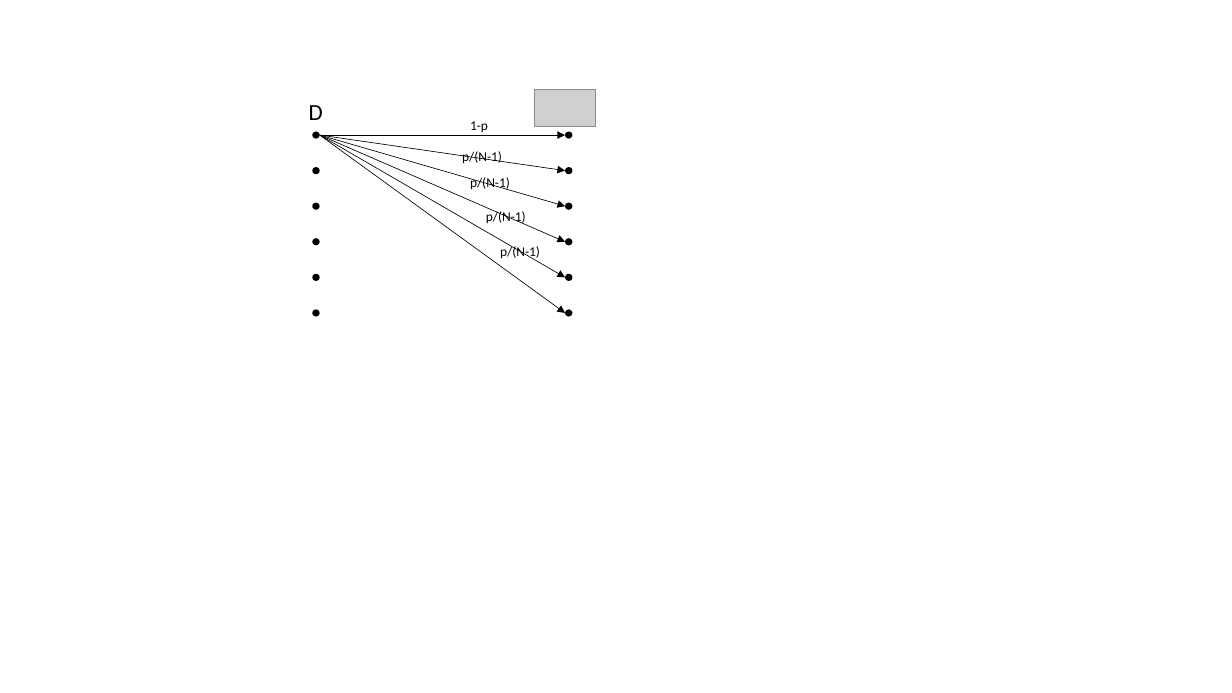
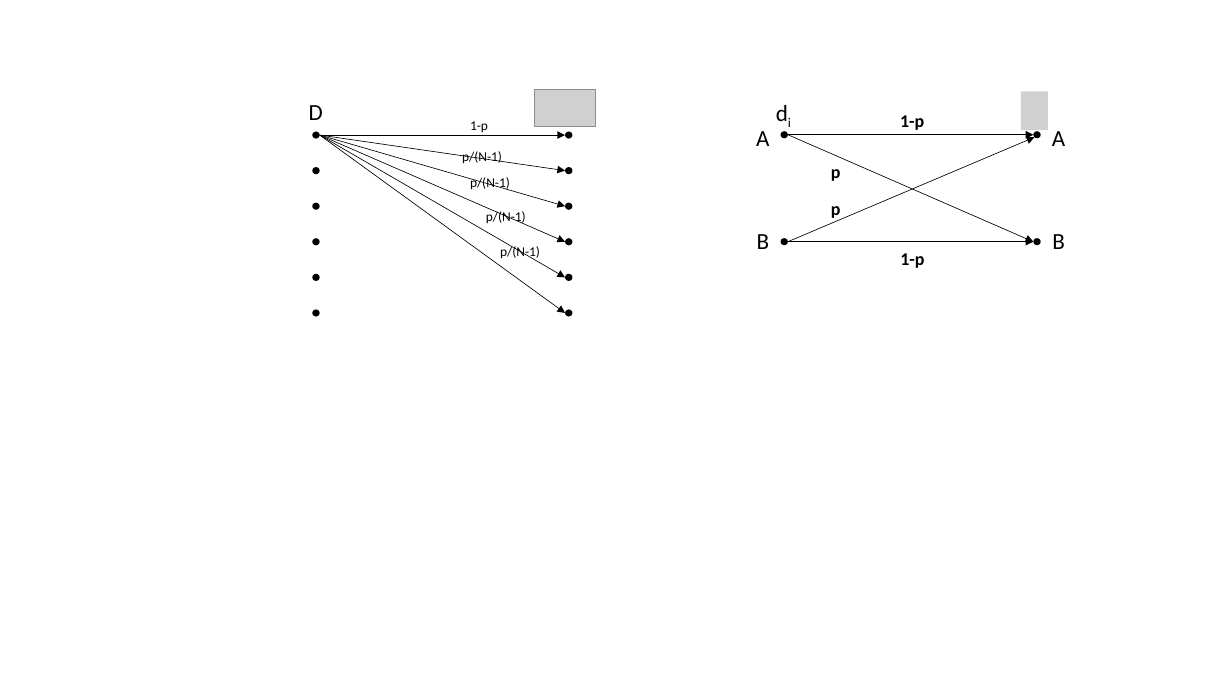
Before and after one commit to qizhu8/online_fig_storage, a slide deck: slide 6 of figures.pptx (slide 7 before the commit). Drawn at 1232x693 pixels with LibreOffice and Linux fonts; fonts in the diff are those of the drawing; grey boxes stand for pictures. Boxes give left, top, right and bottom in pixels: in the first picture for what was removed or moved away, otherwise in the second. Text is boxed around its words. In the diff, an @@ line names an element or a change of style, - is before the commit and + after.

```diff
--- a/figures.pptx
+++ b/figures.pptx
@@ text added at <box>767,94,823,131</box>, 18 pt, text #000000 @@
+di
@@ text added at <box>900,115,924,130</box>, 14 pt, text #000000, bold @@
+1-p
@@ picture added at <box>1021,91,1048,130</box> @@
@@ text added at <box>756,131,769,146</box>, 18 pt, text #000000 @@
+A
@@ ellipse added at <box>781,131,788,139</box>, fill #000000 @@
@@ arrow added from (788, 135) to (1033, 135), #000000 0.5 pt @@
@@ arrow added from (788, 135) to (1033, 242), #000000 0.5 pt @@
@@ arrow added from (788, 242) to (1034, 138), #000000 0.5 pt @@
@@ ellipse added at <box>1033,131,1041,139</box>, fill #000000 @@
@@ text added at <box>1052,131,1065,146</box>, 18 pt, text #000000 @@
+A
@@ text added at <box>831,169,841,181</box>, 14 pt, text #000000, bold @@
+p
@@ text added at <box>831,206,841,221</box>, 14 pt, text #000000, bold @@
+p
@@ text added at <box>757,234,770,249</box>, 18 pt, text #000000 @@
+B
@@ ellipse added at <box>781,238,788,246</box>, fill #000000 @@
@@ ellipse added at <box>1033,238,1041,246</box>, fill #000000 @@
@@ text added at <box>1052,234,1065,249</box>, 18 pt, text #000000 @@
+B
@@ arrow added from (788, 242) to (1033, 242), #000000 0.5 pt @@
@@ text added at <box>900,253,924,268</box>, 14 pt, text #000000, bold @@
+1-p
```
Also in this commit, not shown: 1 other slide changed, 3 other files.
